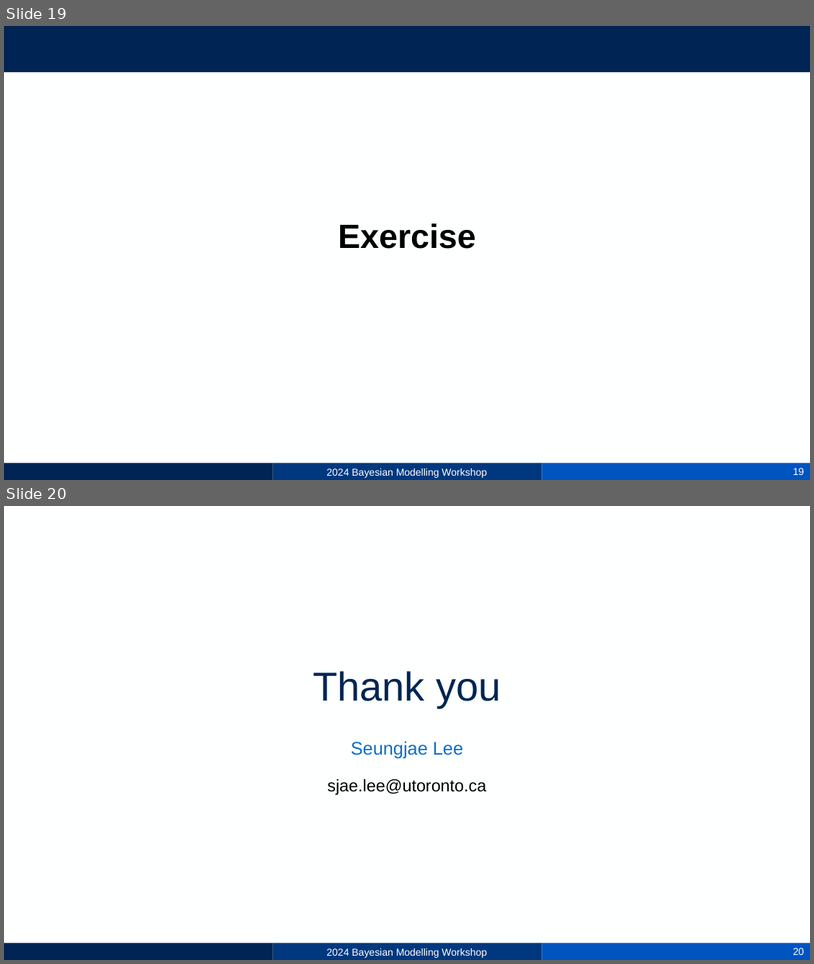
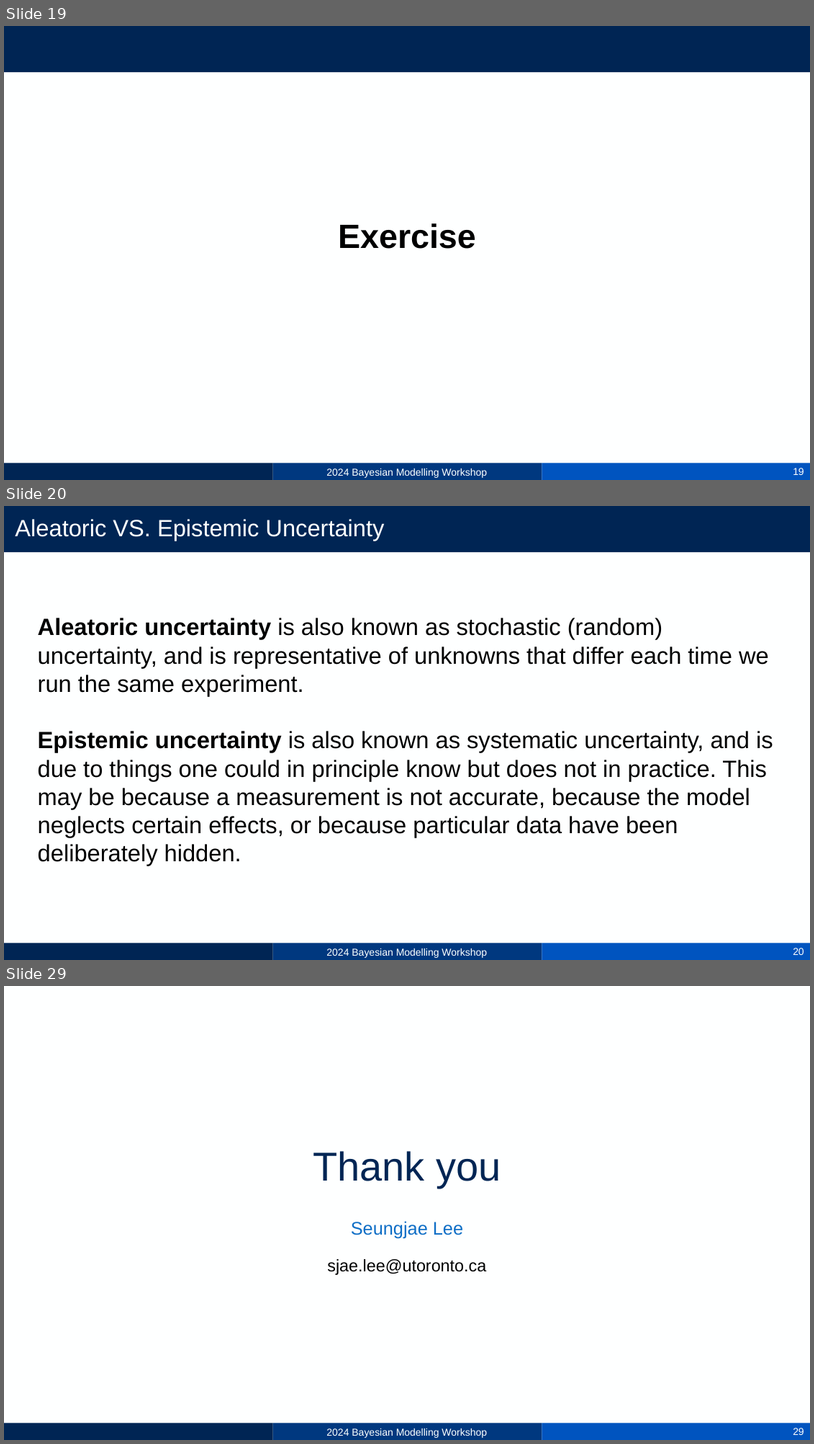
Before and after one commit to sjae-lee/IIB-training, a slide deck: bayesian-modelling/2_Linear regression.pptx. Shown one above the other, each under a label of ours: slides 19 and 20 before the commit, slides 19, 20 and 29 after it; the slides between them are not shown. The pictures are 814x964 and 814x1444 pixels, drawn with LibreOffice and Linux fonts; fonts in the diff are those of the drawing; background and template pictures are left out. Boxes give left, top, right and bottom in pixels: in the first picture for what was removed or moved away, otherwise in the second. Text is boxed around its words. In the diff, an @@ line names an element or a change of style, - is before the commit and + after.

```diff
--- a/bayesian-modelling/2_Linear regression.pptx
+++ b/bayesian-modelling/2_Linear regression.pptx
@@ slide 20 added at (4,506,810,960), background #FEFFFF; not listed: 6 template elements that a slide beside it also shows @@
@@ title added at (15,519,384,541), 28 pt, text #FEFFFF @@
+Aleatoric VS. Epistemic Uncertainty
@@ text added at (38,618,774,865), 28 pt, text #000000 @@
+Aleatoric uncertainty is also known as stochastic (random) uncertainty, and is representative of unknowns that differ each time we run the same experiment.
+Epistemic uncertainty is also known as systematic uncertainty, and is due to things one could in principle know but does not in practice. This may be because a measurement is not accurate, because the model neglects certain effects, or because particular data have been deliberately hidden.
@@ what was slide 20 is now slide 29 @@
@@ page number at (793,1427,804,1435): text changed @@
-20
+29
```
Also in this commit, not shown: 8 other slides added, 2 other files.
